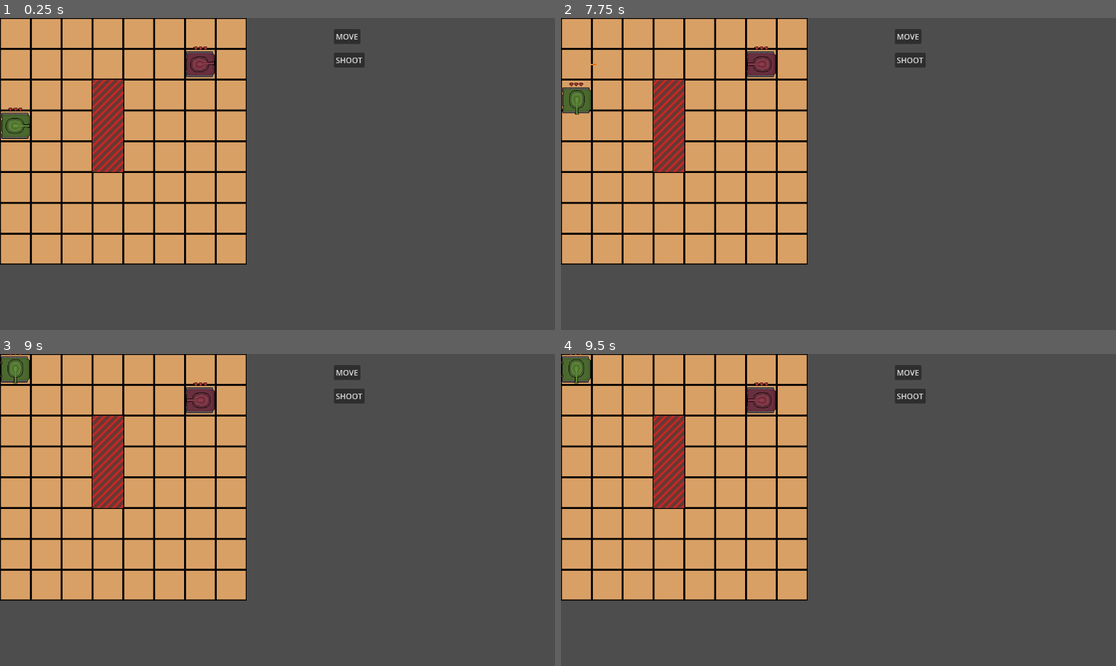
Above: before the commit, frames 1-4 (two rows, left to right).
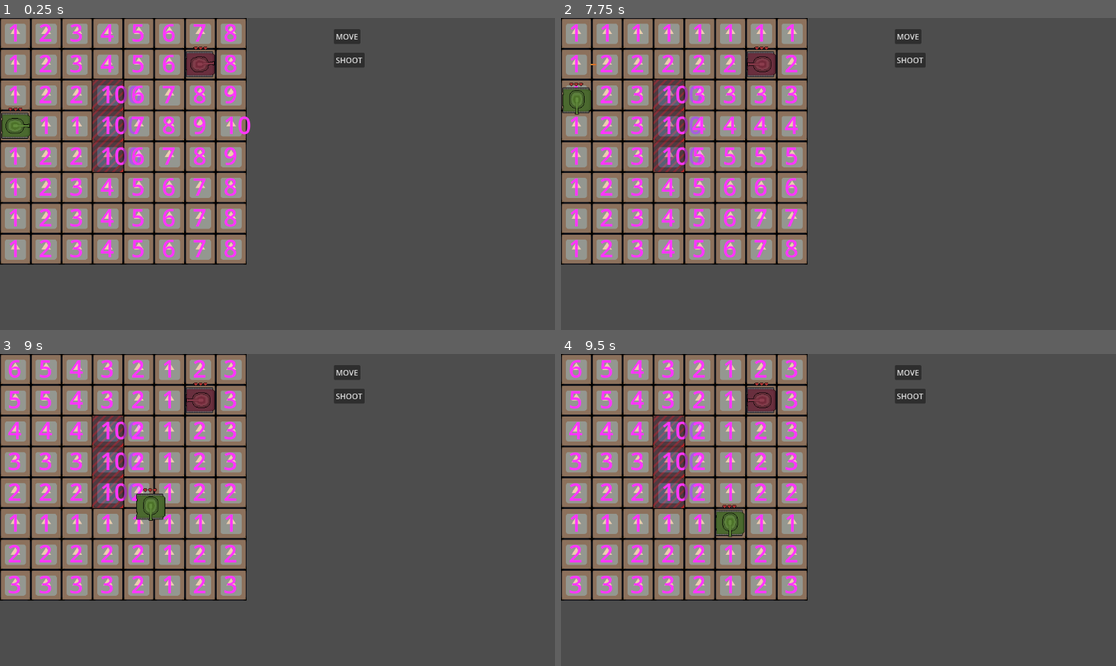
Above: after the commit, the same moments.

Repository: s3716853/tank-game
Game: Godot game, scene res://Scenes/main.tscn
The game is run twice, just before and just after one commit, with the same random seed, the same clock (stepped at 60 frames per second) and the same inputs. The engine's default icon, where the game draws it, is replaced by a stand-in: a white triangle on a blue panel in a dark square.
Inputs (mouse positions are in pixels of both pictures, inside the frame that each line leads up to):
- Up to frame 1 (0.25 s): no input
- Up to frame 2 (7.75 s): click "MOVE" at 0.5 s; click "SHOOT" at 1.25 s; click (577, 102) at 2 s; click "MOVE" at 2.75 s; click "SHOOT" at 3.5 s; click (599, 127) at 4.25 s; click "MOVE" at 5 s; click "SHOOT" at 5.75 s; click (577, 145) at 6.5 s; tap Enter at 7.25 s; move the mouse to (577, 33) at 7.27 s; click (577, 33) at 7.42 s
- Up to frame 3 (9 s): move the mouse to (166, 525) at 8.02 s; click (166, 525) at 8.17 s; move the mouse to (333, 441) at 8.77 s; click (333, 441) at 8.92 s
- Up to frame 4 (9.5 s): no input

The runs differ from the first frame. In frame 1, 30% of the frame differs, in the area x 0-46%, y 0-79%; in frame 2, 30%; in frame 3, 30%, in the area x 0-45%, y 0-79%; in frame 4, 30%.

Commit message:
map will resize programmatically based on what is drawn in the tilemap

Diff:
--- a/Prefabs/tile.tscn
+++ b/Prefabs/tile.tscn
@@ -7,7 +7,6 @@
 size = Vector2(62, 62)
 
 [node name="TileNode" type="Node2D"]
-visible = false
 script = ExtResource("1_26ja5")
 
 [node name="Sprite2D" type="Sprite2D" parent="."]
@@ -21,7 +20,6 @@
 shape = SubResource("RectangleShape2D_r05ly")
 
 [node name="Label" type="Label" parent="."]
-visible = false
 modulate = Color(1, 0.207843, 1, 1)
 offset_left = -16.0
 offset_top = -37.0
--- a/Scenes/main.tscn
+++ b/Scenes/main.tscn
@@ -12,8 +12,6 @@
 Player = NodePath("Player")
 
 [node name="TileMapLayer" parent="." node_paths=PackedStringArray("player") instance=ExtResource("1_1xu0y")]
-grid_width = 8
-grid_height = 8
 player = NodePath("../Player")
 
 [node name="Player" parent="." node_paths=PackedStringArray("map") instance=ExtResource("2_n6fc8")]
--- a/Scripts/map.gd
+++ b/Scripts/map.gd
@@ -1,8 +1,8 @@
 extends TileMapLayer
 
 var grid = Array()
-@export var grid_width = 7
-@export var grid_height = 7
+@export var grid_width = 8
+@export var grid_height = 3
 var tiles
 
 #Player tank. Used to move send signal to move player
@@ -13,6 +13,17 @@
 var tile_scene = preload("res://Prefabs/tile.tscn")
 # Called when the node enters the scene tree for the first time.
 func _ready():
+	tiles = get_used_cells()
+	var xmax = 0
+	var ymax = 0
+	for cell in tiles:
+		if cell.x > xmax:
+			xmax = cell.x
+		if cell.y > ymax:
+			ymax = cell.y
+	grid_width = xmax + 1
+	grid_height = ymax + 1
+
 #	inititates 2d array
 	grid.resize(grid_height)
 	for i in range(grid_height):
@@ -21,7 +32,7 @@
 		for j in range(grid_width):
 			grid[i][j] = 0
 
-	tiles = get_used_cells()
+
 	for tile in tiles:
 		var scene = tile_scene.instantiate()
 		add_child(scene)
@@ -177,8 +188,8 @@
 		for child in get_children():
 			if !child.heuristic:
 				can_move_on = false
-#	test output
-	#for child in get_children():
-		#child.find_child("Label").text = str(child.heuristic)
-		#print(child.location, child.heuristic)
-		#child.visible = true
+	#test output
+	for child in get_children():
+		child.find_child("Label").text = str(child.heuristic)
+		print(child.location, child.heuristic)
+		child.visible = true
Not shown: 1 places in Scenes/main.tscn that only renumber resources
